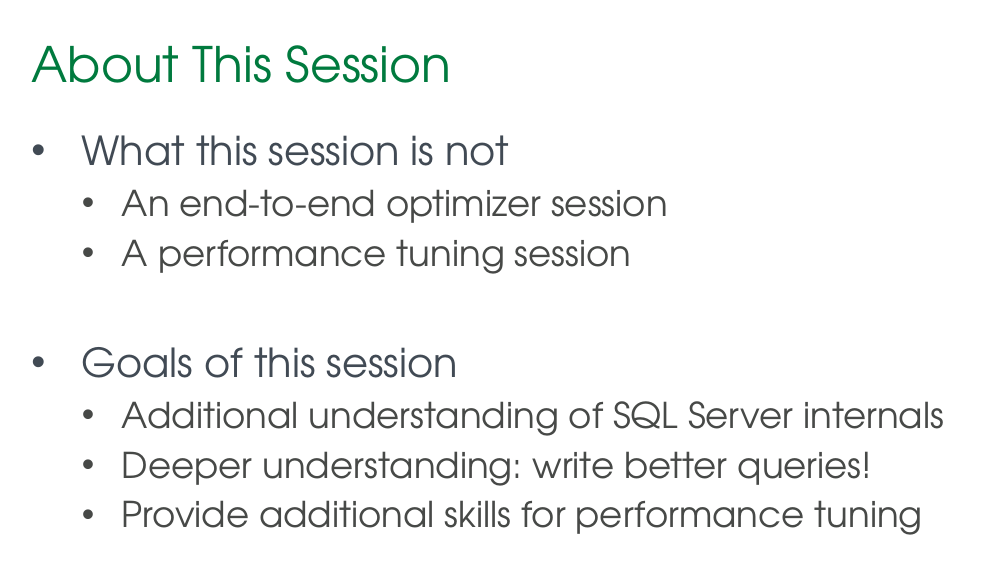
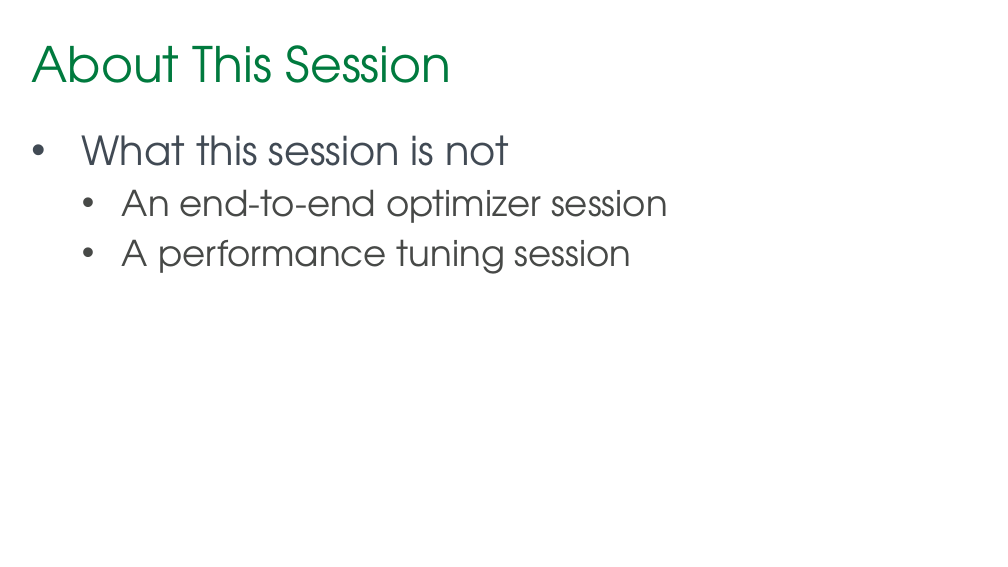
Before and after one commit to tf3604/OptimizerPresentation, a slide deck: slide 3 of Optimizer.pptx. Drawn at 1008x567 pixels with LibreOffice and Linux fonts; fonts in the diff are those of the drawing; background and template pictures are left out. Boxes give left, top, right and bottom in pixels: in the first picture for what was removed or moved away, otherwise in the second. Text is boxed around its words. In the diff, an @@ line names an element or a change of style, - is before the commit and + after.

```diff
--- a/Optimizer.pptx
+++ b/Optimizer.pptx
@@ text at bbox=[82, 347, 944, 535]: paragraphs removed @@
-• Goals of this session
-  • Additional understanding of SQL Server internals
-  • Deeper understanding: write better queries!
-  • Provide additional skills for performance tuning
```
Also in this commit, not shown: 14 other slides changed, 1 slide added.
